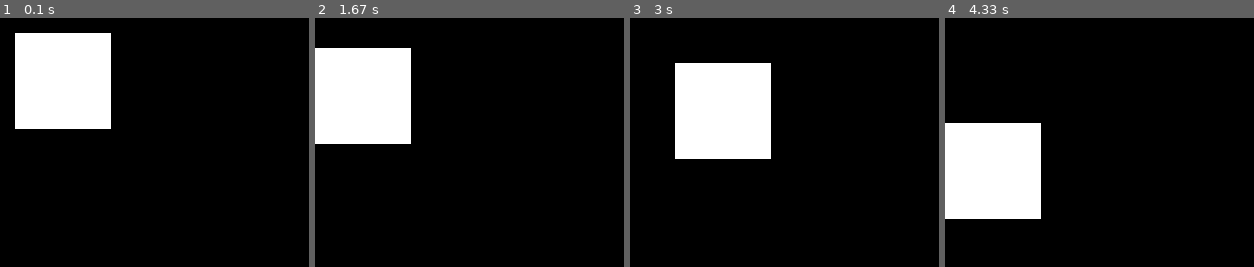
Above: before the commit, frames 1-4 (left to right).
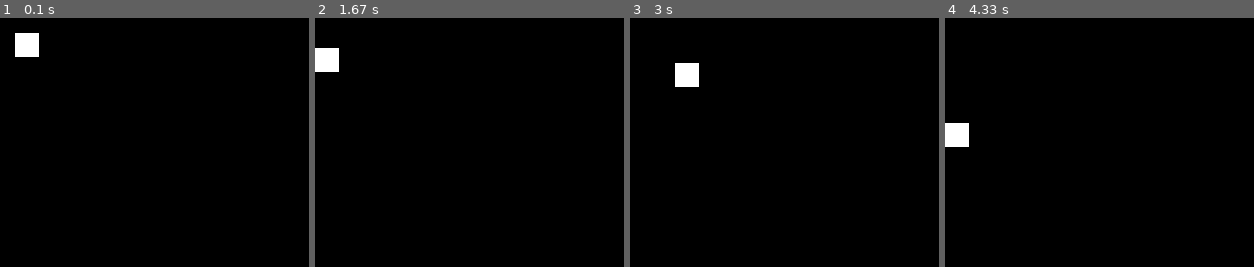
Above: after the commit, the same moments.

Repository: box16/Pygames
Game: pygame game, started from sample_game.py
The game is run twice, just before and just after one commit, with the same random seed, the same clock (stepped at 60 frames per second) and the same inputs.
Inputs:
- Up to frame 1 (0.1 s): no input
- Up to frame 2 (1.67 s): no input
- Up to frame 3 (3 s): no input
- Up to frame 4 (4.33 s): no input

The runs differ from the first frame. In frame 1, 11% of the frame differs, in the area x 4-36%, y 6-45%; in frame 2, 11%; in frame 3, 11%; in frame 4, 11%.

Commit message:
サイズを8に変更

Diff:
--- a/sample_game.py
+++ b/sample_game.py
@@ -12,8 +12,8 @@
 screen = pygame.display.set_mode((DISPLAY_WIDTH, DISPLAY_HEIGHT))
 clock = pygame.time.Clock()
 
-rect = pygame.Rect((0, 0), (32, 32))
-image = pygame.Surface((32, 32))
+rect = pygame.Rect((0, 0), (8, 8))
+image = pygame.Surface((8, 8))
 image.fill(WHITE)
 
 
